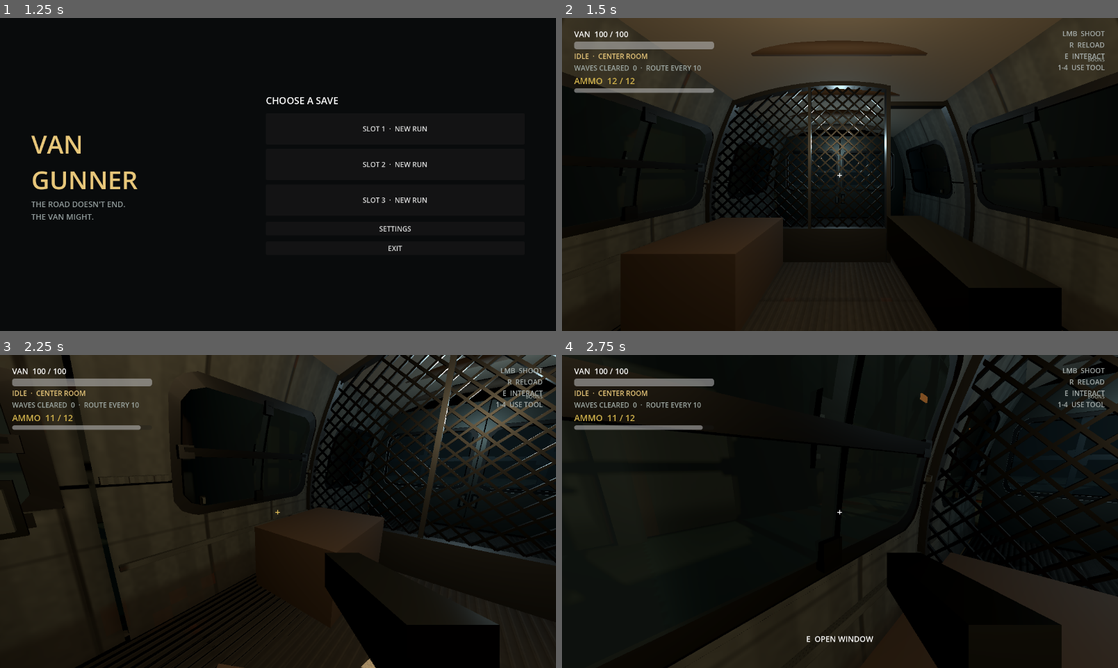
Above: before the commit, frames 1-4 (two rows, left to right).
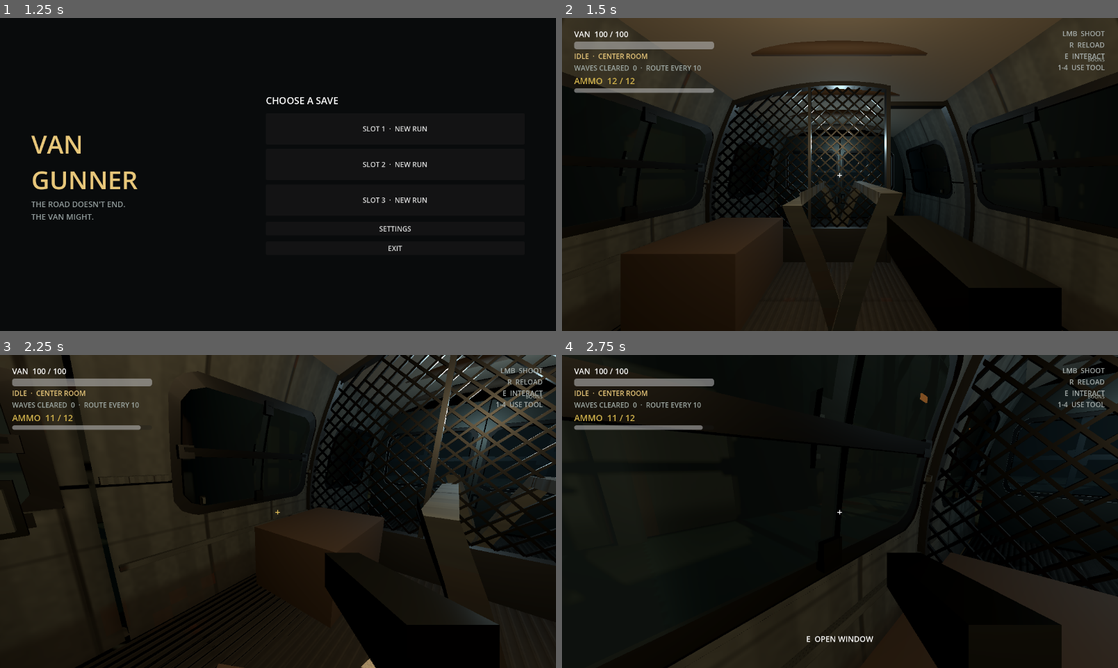
Above: after the commit, the same moments.

Repository: SebastianFreitas/van-gunner
Game: Godot game, scene res://scenes/boot/boot.tscn
The game is run twice, just before and just after one commit, with the same random seed, the same clock (stepped at 60 frames per second) and the same inputs.
Inputs (mouse positions are in pixels of both pictures, inside the frame that each line leads up to):
- Up to frame 1 (1.25 s): tap Enter at 0.5 s; move the mouse to (400, 158) at 0.52 s; hold D (move_right) from 0.53 s (still down); hold E (interact) from 0.53 s (still down)
- Up to frame 2 (1.5 s): release D (move_right) at 1.25 s; release E (interact) at 1.25 s; click "SLOT 1 · NEW RUN" at 1.25 s
- Up to frame 3 (2.25 s): tap Space at 2 s; move the mouse to (250, 511) at 2.02 s; hold W (move_forward) from 2.03 s (still down); click (250, 511) at 2.1 s
- Up to frame 4 (2.75 s): keep holding W (move_forward)

Frame 1 is identical in both runs. In frame 2, 1.1% of the frame differs, in the area x 39-62%, y 52-67%; in frame 3, 1.9%, in the area x 75-100%, y 38-78%; in frame 4, less than 0.1%.

Commit message:
Give side walls visible thickness at door openings.
Increase shell depth and add jamb/reveal geometry so open doors no longer expose paper-thin wall edges.

Co-authored-by: Cursor <cursoragent@cursor.com>

Diff:
--- a/scripts/run/van_side_wall.gd
+++ b/scripts/run/van_side_wall.gd
@@ -10,7 +10,7 @@
 @export var top_half_width := 2.00
 ## Extra outward bulge at mid-height (meters). Makes the body read as curved, not a flat lean.
 @export var bow_out := 0.18
-@export var thickness := 0.10
+@export var thickness := 0.16
 @export var y_segments := 56
 @export var z_segments := 112
 @export var wall_material: Material
@@ -36,6 +36,9 @@
 @export var door_center_z := -3.485
 @export var door_y_min := 0.02
 @export var door_y_max := 3.05
+## Inset of the door-jamb ring inner edge from the wall opening (meters).
+@export var door_jamb_inset := 0.11
+@export var door_jamb_material: Material
 
 var _built := false
 
@@ -520,8 +523,11 @@
 	_built = true
 
 	var mat := wall_material if wall_material else _default_wall_material()
+	var jamb_mat := door_jamb_material if door_jamb_material else mat
 	_add_side(&"LeftWall", -1.0, mat)
 	_add_side(&"RightWall", 1.0, mat)
+	_add_door_jambs(-1.0, jamb_mat)
+	_add_door_jambs(1.0, jamb_mat)
 	_add_cargo_rails(mat)
 
 
@@ -632,10 +638,124 @@
 
 	# Opening returns (thickness around cutouts).
 	_add_opening_returns(st, wall_sign, verts, outer, uvs, solid)
+	# Reveal faces at the door hole — grid returns are edge-on when looking out.
+	_add_door_opening_reveals(st, wall_sign)
 
 	st.generate_normals()
 	st.generate_tangents()
 	return st.commit()
+
+
+func _door_jamb_outer_poly() -> PackedVector2Array:
+	var hz := door_half_length
+	var hy := (door_y_max - door_y_min) * 0.5
+	return PackedVector2Array([
+		Vector2(-hz, -hy), Vector2(hz, -hy), Vector2(hz, hy), Vector2(-hz, hy),
+	])
+
+
+func _door_jamb_inner_poly() -> PackedVector2Array:
+	var hz := door_half_length - door_jamb_inset
+	var hy := (door_y_max - door_y_min) * 0.5 - door_jamb_inset
+	if hz <= 0.05 or hy <= 0.05:
+		return PackedVector2Array()
+	return PackedVector2Array([
+		Vector2(-hz, -hy), Vector2(hz, -hy), Vector2(hz, hy), Vector2(-hz, hy),
+	])
+
+
+func _add_door_jambs(wall_sign: float, mat: Material) -> void:
+	var inner := _door_jamb_inner_poly()
+	if inner.size() < 3:
+		return
+	var mid_y := (door_y_min + door_y_max) * 0.5
+	var x_ref := _profile_x(mid_y)
+	var mi := MeshInstance3D.new()
+	mi.name = "DoorJamb_%s" % ("L" if wall_sign < 0.0 else "R")
+	mi.mesh = build_curved_frame_ring_mesh(
+		wall_sign, _door_jamb_outer_poly(), inner,
+		x_ref, mid_y, door_center_z, mid_y, thickness, 0.0, 8
+	)
+	mi.material_override = mat
+	mi.cast_shadow = GeometryInstance3D.SHADOW_CASTING_SETTING_ON
+	add_child(mi)
+
+
+## Cross-section faces on the door hole perimeter — visible when looking out.
+func _add_door_opening_reveals(st: SurfaceTool, wall_sign: float) -> void:
+	var z0 := door_center_z - door_half_length
+	var z1 := door_center_z + door_half_length
+	var half_span := span_z * 0.5
+	var segs_z := 32
+	var segs_y := 32
+
+	for iz in range(segs_z):
+		var za := lerpf(z0, z1, float(iz) / float(segs_z))
+		var zb := lerpf(z0, z1, float(iz + 1) / float(segs_z))
+		var y_top := door_y_max
+		var xi := wall_sign * _profile_x(y_top)
+		var xo := xi + wall_sign * thickness
+		var i_a := Vector3(xi, y_top, za)
+		var o_a := Vector3(xo, y_top, za)
+		var i_b := Vector3(xi, y_top, zb)
+		var o_b := Vector3(xo, y_top, zb)
+		var uva := Vector2((za + half_span) / span_z, y_top / wall_height)
+		var uvb := Vector2((zb + half_span) / span_z, y_top / wall_height)
+		# Top lintel — normal points down into the opening.
+		_add_tri(st, i_a, uva, o_a, uva, o_b, uvb)
+		_add_tri(st, i_a, uva, o_b, uvb, i_b, uvb)
+
+	for iz in range(segs_z):
+		var za := lerpf(z0, z1, float(iz) / float(segs_z))
+		var zb := lerpf(z0, z1, float(iz + 1) / float(segs_z))
+		var y_bot := door_y_min
+		var xi := wall_sign * _profile_x(y_bot)
+		var xo := xi + wall_sign * thickness
+		var i_a := Vector3(xi, y_bot, za)
+		var o_a := Vector3(xo, y_bot, za)
+		var i_b := Vector3(xi, y_bot, zb)
+		var o_b := Vector3(xo, y_bot, zb)
+		var uva := Vector2((za + half_span) / span_z, y_bot / wall_height)
+		var uvb := Vector2((zb + half_span) / span_z, y_bot / wall_height)
+		# Bottom sill — normal points up into the opening.
+		_add_tri(st, i_a, uva, i_b, uvb, o_b, uvb)
+		_add_tri(st, i_a, uva, o_b, uvb, o_a, uva)
+
+	for iy in range(segs_y):
+		var ya := lerpf(door_y_min, door_y_max, float(iy) / float(segs_y))
+		var yb := lerpf(door_y_min, door_y_max, float(iy + 1) / float(segs_y))
+		var z_fwd := z1
+		var xi_a := wall_sign * _profile_x(ya)
+		var xo_a := xi_a + wall_sign * thickness
+		var xi_b := wall_sign * _profile_x(yb)
+		var xo_b := xi_b + wall_sign * thickness
+		var i_a := Vector3(xi_a, ya, z_fwd)
+		var o_a := Vector3(xo_a, ya, z_fwd)
+		var i_b := Vector3(xi_b, yb, z_fwd)
+		var o_b := Vector3(xo_b, yb, z_fwd)
+		var uva := Vector2((z_fwd + half_span) / span_z, ya / wall_height)
+		var uvb := Vector2((z_fwd + half_span) / span_z, yb / wall_height)
+		# Forward jamb — normal points into the opening (-Z).
+		_add_tri(st, i_a, uva, i_b, uvb, o_b, uvb)
+		_add_tri(st, i_a, uva, o_b, uvb, o_a, uva)
+
+	for iy in range(segs_y):
+		var ya := lerpf(door_y_min, door_y_max, float(iy) / float(segs_y))
+		var yb := lerpf(door_y_min, door_y_max, float(iy + 1) / float(segs_y))
+		var z_rear := z0
+		var xi_a := wall_sign * _profile_x(ya)
+		var xo_a := xi_a + wall_sign * thickness
+		var xi_b := wall_sign * _profile_x(yb)
+		var xo_b := xi_b + wall_sign * thickness
+		var i_a := Vector3(xi_a, ya, z_rear)
+		var o_a := Vector3(xo_a, ya, z_rear)
+		var i_b := Vector3(xi_b, yb, z_rear)
+		var o_b := Vector3(xo_b, yb, z_rear)
+		var uva := Vector2((z_rear + half_span) / span_z, ya / wall_height)
+		var uvb := Vector2((z_rear + half_span) / span_z, yb / wall_height)
+		# Rear jamb — normal points into the opening (+Z).
+		_add_tri(st, i_a, uva, o_a, uva, o_b, uvb)
+		_add_tri(st, i_a, uva, o_b, uvb, i_b, uvb)
 
 
 func _add_opening_returns(
